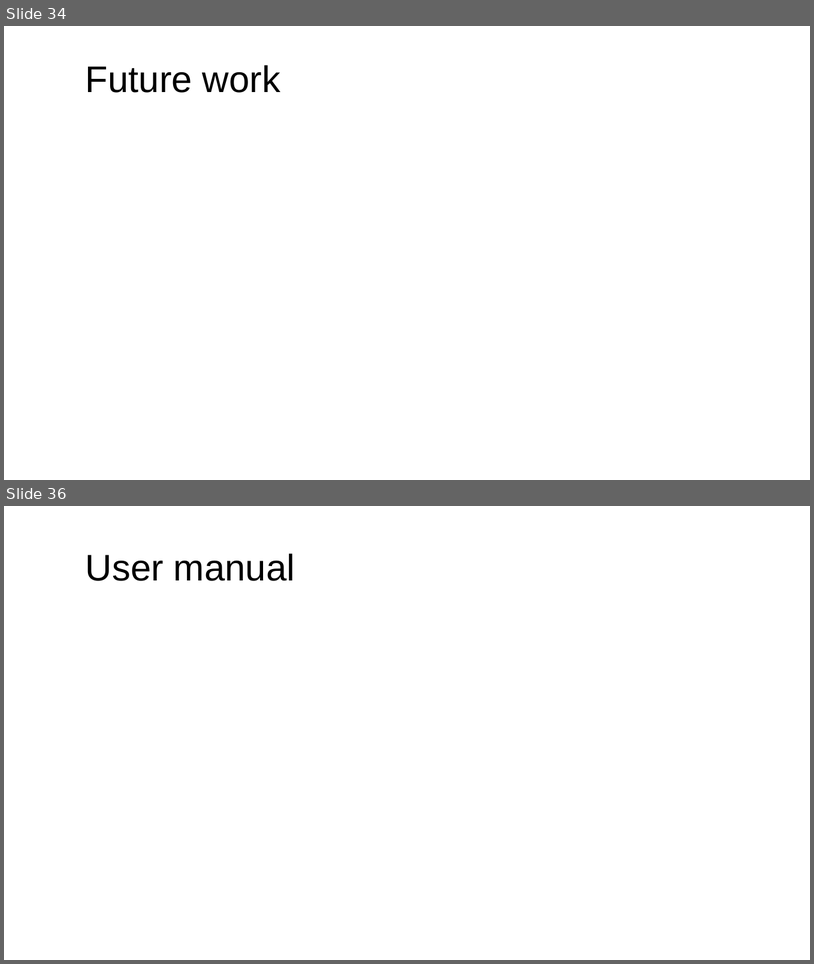
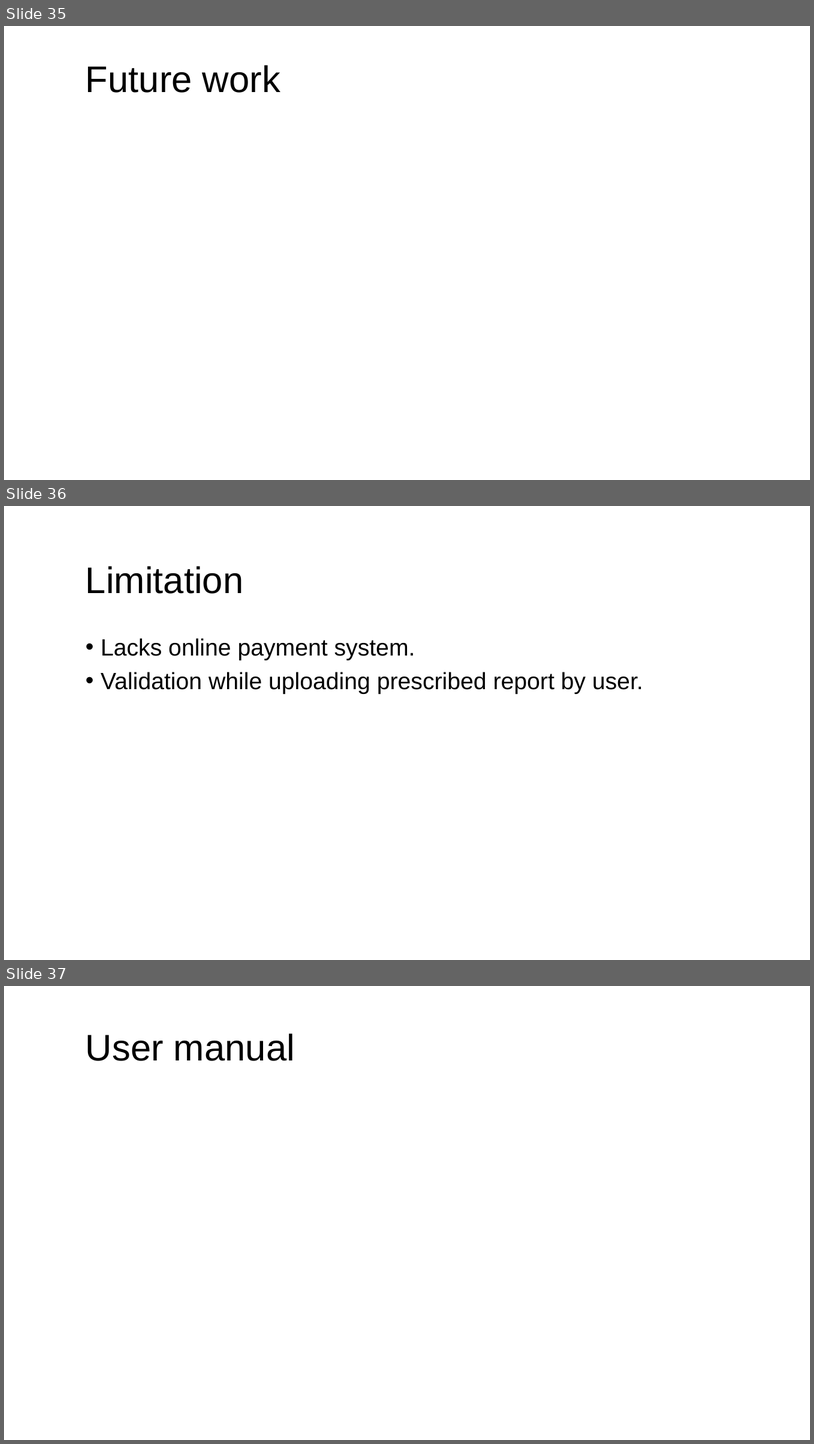
Before and after one commit to sdaisyna/PharmacyMS, a slide deck: Design/Medino Pharmacy.pptx. Shown one above the other, each under a label of ours: slides 34 and 36 before the commit, slides 35, 36 and 37 after it; the slides between them are not shown. The pictures are 814x964 and 814x1444 pixels, drawn with LibreOffice and Linux fonts; fonts in the diff are those of the drawing. Boxes give left, top, right and bottom in pixels: in the first picture for what was removed or moved away, otherwise in the second. Text is boxed around its words. In the diff, an @@ line names an element or a change of style, - is before the commit and + after.

```diff
--- a/Design/Medino Pharmacy.pptx
+++ b/Design/Medino Pharmacy.pptx
@@ slide 36 added at (4,506,810,960), background #FFFFFF @@
@@ title added at (86,566,243,594), 44 pt, text #000000 @@
+Limitation
@@ text added at (101,638,644,694), 28 pt, text #000000 @@
+• Lacks online payment system.
+• Validation while uploading prescribed report by user.
@@ what was slide 34 is now slide 35 @@
@@ what was slide 36 is now slide 37 @@
```
Also in this commit, not shown: 1 slide changed, 1 other slide added, 1 slide removed, 15 other files.
